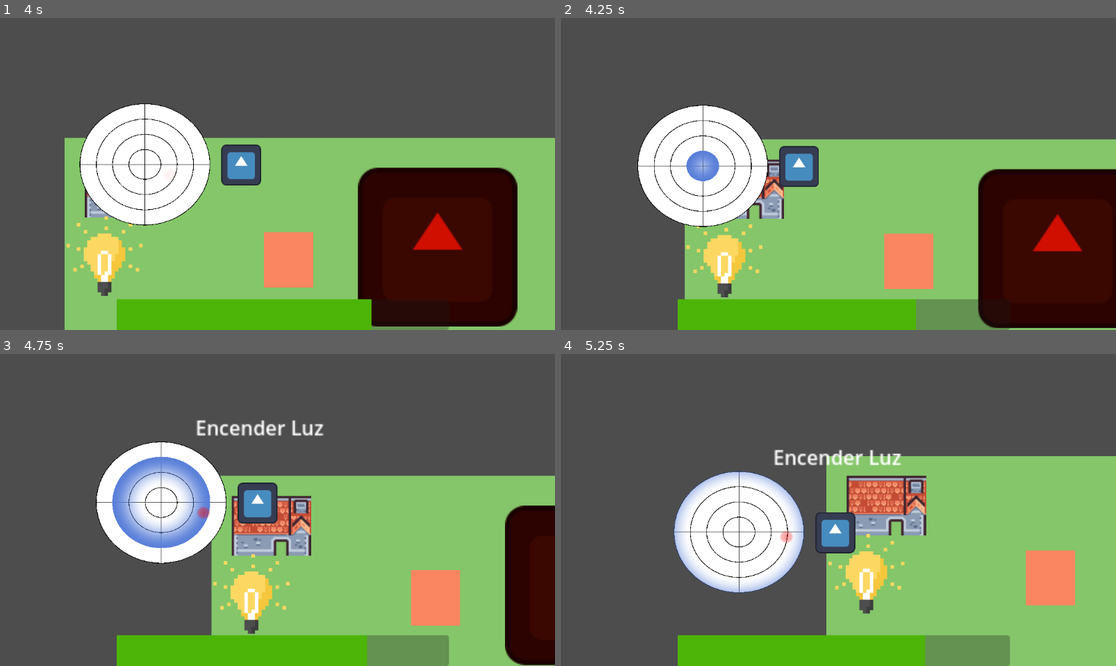
Above: before the commit, frames 1-4 (two rows, left to right).
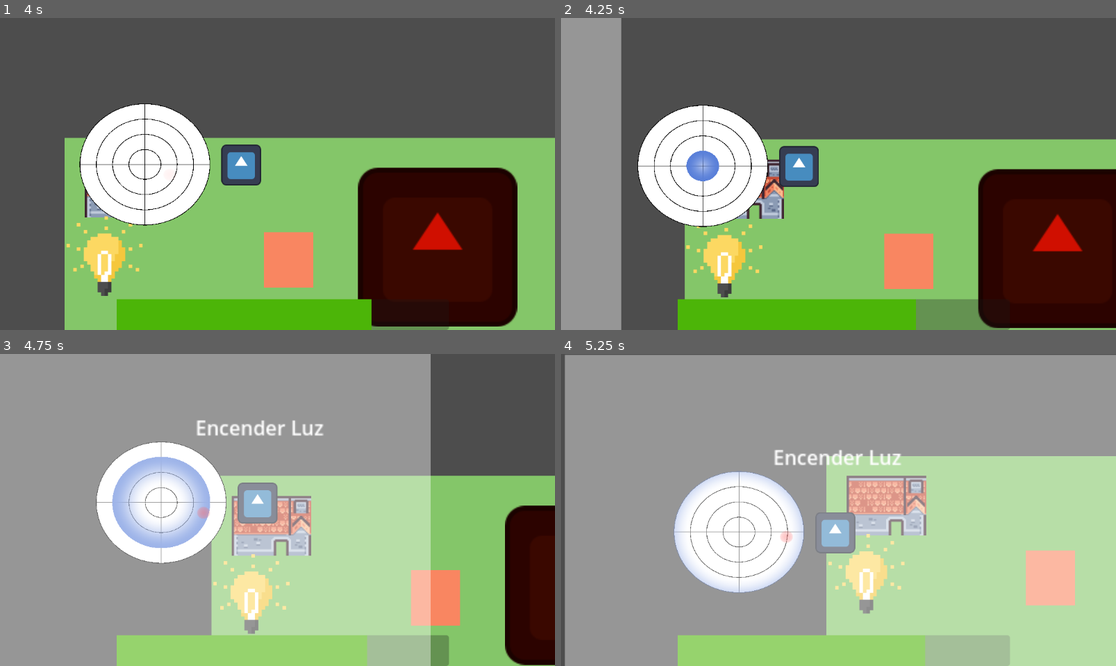
Above: after the commit, the same moments.

Repository: AndresLopez28C/pruebas
Game: Godot game, scene res://Escenas/mundo.tscn
The game is run twice, just before and just after one commit, with the same random seed, the same clock (stepped at 60 frames per second) and the same inputs. The engine's default icon, where the game draws it, is replaced by a stand-in: a white triangle on a blue panel in a dark square.
Inputs:
- Up to frame 1 (4 s): hold D (Derecha) 0.53-1.28 s; hold Shift (Correr) 0.53-1.28 s; hold S (Abajo) 1.28-2.03 s; tap E (Usar) at 1.35, 2.85 s; hold D (Derecha) 2.03-2.78 s; hold Shift (Correr) 2.03-2.78 s; hold W (Arriba) 2.78-3.53 s; hold A (Izquierda) from 3.53 s (still down); hold Shift (Correr) from 3.53 s (still down)
- Up to frame 2 (4.25 s): keep holding A (Izquierda); keep holding Shift (Correr); tap Space (Esconder) at 4.15 s
- Up to frame 3 (4.75 s): keep holding A (Izquierda); release Shift (Correr) at 4.28 s; tap E (Usar) at 4.35 s
- Up to frame 4 (5.25 s): release A (Izquierda) at 5.03 s; hold S (Abajo) from 5.03 s (still down); hold Shift (Correr) from 5.03 s (still down)

Frame 1 is identical in both runs. In frame 2, 11% of the frame differs, in the area x 0-11%, y 0-100%; in frame 3, 73%; in frame 4, 93%, in the area x 0-100%, y 0-100%.

Commit message:
Intento tracker UI

Diff:
--- a/Escenas/ui.tscn
+++ b/Escenas/ui.tscn
@@ -1,9 +1,45 @@
-[gd_scene load_steps=3 format=3 uid="uid://cimf7cp4v4jab"]
+[gd_scene load_steps=6 format=3 uid="uid://cimf7cp4v4jab"]
 
 [ext_resource type="Script" path="res://Scripts/ui.gd" id="1_xw64a"]
 
 [sub_resource type="StyleBoxFlat" id="StyleBoxFlat_cws0b"]
 bg_color = Color(0.296434, 0.708926, 0.0310309, 1)
+
+[sub_resource type="Animation" id="Animation_s1me1"]
+resource_name = "Mostrar_tracker"
+tracks/0/type = "value"
+tracks/0/imported = false
+tracks/0/enabled = true
+tracks/0/path = NodePath("ColorRect:position")
+tracks/0/interp = 1
+tracks/0/loop_wrap = true
+tracks/0/keys = {
+"times": PackedFloat32Array(0, 0.3, 0.5, 1),
+"transitions": PackedFloat32Array(1, 1, 1, 1),
+"update": 0,
+"values": [Vector2(-1162, 0), Vector2(-553, 0), Vector2(-299, 0), Vector2(8, 2)]
+}
+
+[sub_resource type="Animation" id="Animation_j7u60"]
+length = 0.001
+tracks/0/type = "value"
+tracks/0/imported = false
+tracks/0/enabled = true
+tracks/0/path = NodePath("ColorRect:position")
+tracks/0/interp = 1
+tracks/0/loop_wrap = true
+tracks/0/keys = {
+"times": PackedFloat32Array(0),
+"transitions": PackedFloat32Array(1),
+"update": 0,
+"values": [Vector2(-1162, 0)]
+}
+
+[sub_resource type="AnimationLibrary" id="AnimationLibrary_b1vda"]
+_data = {
+"Mostrar_tracker": SubResource("Animation_s1me1"),
+"RESET": SubResource("Animation_j7u60")
+}
 
 [node name="UI" type="CanvasLayer"]
 script = ExtResource("1_xw64a")
@@ -41,3 +77,18 @@
 text = "HOLA MUNDO
 "
 horizontal_alignment = 1
+
+[node name="ColorRect" type="ColorRect" parent="."]
+anchors_preset = 15
+anchor_right = 1.0
+anchor_bottom = 1.0
+offset_left = -1162.0
+offset_right = -1162.0
+grow_horizontal = 2
+grow_vertical = 2
+color = Color(1, 1, 1, 0.411765)
+
+[node name="AnimacionesUI" type="AnimationPlayer" parent="."]
+libraries = {
+"": SubResource("AnimationLibrary_b1vda")
+}
--- a/Scripts/ui.gd
+++ b/Scripts/ui.gd
@@ -1,5 +1,7 @@
 extends CanvasLayer
 @onready var estamina: ProgressBar = %Estamina
+@onready var animaciones_ui: AnimationPlayer = $AnimacionesUI
+
 signal cansancio
 var desactivado : bool =false
 # Called when the node enters the scene tree for the first time.
@@ -19,4 +21,5 @@
 	if estamina.value ==100:
 		desactivado = false
 func _input(event):
-	pass
+	if event.is_action_pressed("Esconder"):
+		animaciones_ui.play("Mostrar_tracker")
